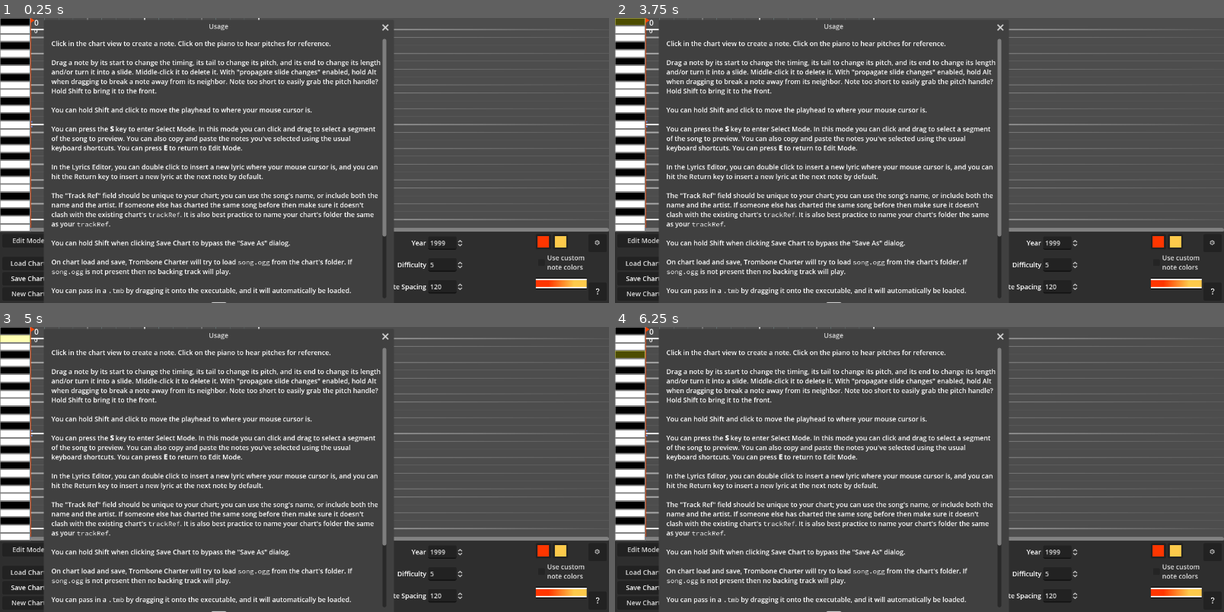
Above: before the commit, frames 1-4 (two rows, left to right).
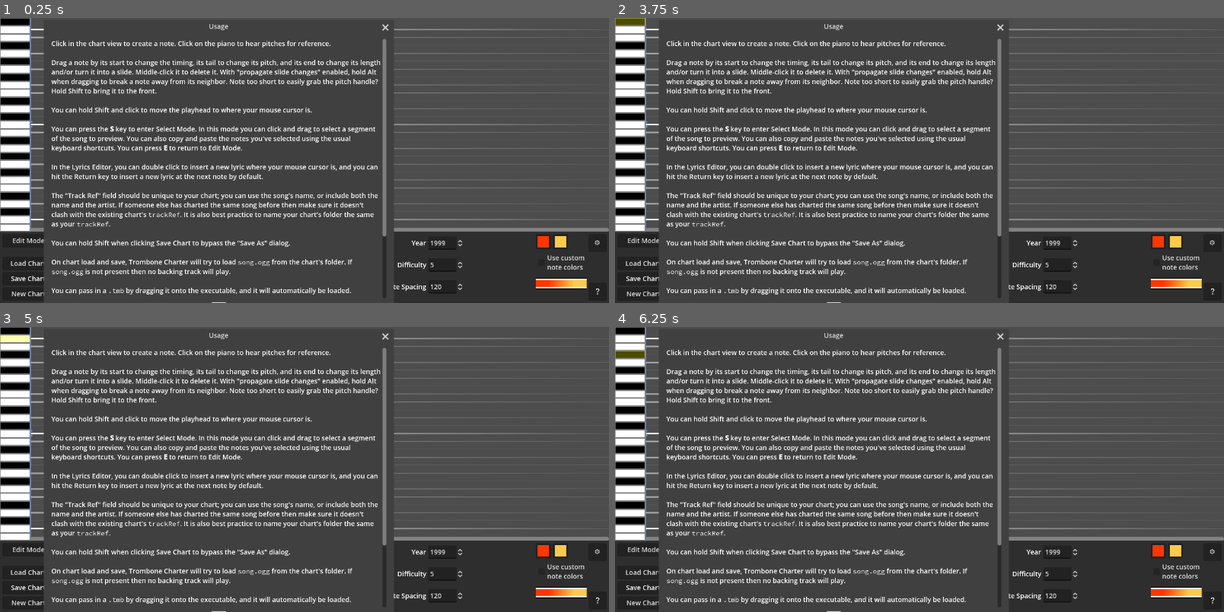
Above: after the commit, the same moments.

Repository: towai/TromboneCharter
Game: Godot game, scene res://main.tscn
Two runs of this game, one before a commit and one after it. Both use one fixed random seed, a clock stepped at 60 frames per second and the inputs below. Sound files missing from this copy of the repository are replaced by a short silence.
Inputs (mouse positions are in pixels of both pictures, inside the frame that each line leads up to):
- Up to frame 1 (0.25 s): no input
- Up to frame 2 (3.75 s): click (748, 240) at 0.52 s; type "Alex" at 0.6 s; click (748, 257) at 0.75 s; type "Alex" at 0.83 s; click (748, 274) at 0.98 s; type "Alex" at 1.07 s; click (748, 291) at 1.27 s; type "Alex" at 1.35 s; click (864, 240) at 1.5 s; type "Alex" at 1.58 s; click (846, 268) at 1.73 s; type "12" at 1.82 s; click "New Chart" at 2 s; click "New Chart" at 2.75 s; click (627, 20) at 3.52 s
- Up to frame 3 (5 s): click (12, 338) at 4.27 s
- Up to frame 4 (6.25 s): click (627, 346) at 5.02 s; click (627, 355) at 5.77 s

The runs differ from the first frame. In frame 1, 0.1% of the frame differs, in the area x 5-43%, y 0-74%; in frame 2, 0.1%; in frame 3, 0.1%; in frame 4, 0.1%.
Error after the commit: Parse Error: Identifier "force_note" not declared in the current scope. (res://preview_controller.gd:59)

Commit message:
more changes for "correctness"

Diff:
--- a/bind_edit.gd
+++ b/bind_edit.gd
@@ -99,11 +99,11 @@
 	keyevent.pressed = true
 	match bind.keytype: # keep the events clean
 		KeyBind.KEY_PHYSICAL:
-			keyevent.keycode = 0
-			keyevent.unicode = 0
+			keyevent.keycode = KEY_NONE
+			keyevent.unicode = KEY_NONE
 		KeyBind.KEY_UNICODE:
-			keyevent.keycode = 0
-			keyevent.physical_keycode = 0
+			keyevent.keycode = KEY_NONE
+			keyevent.physical_keycode = KEY_NONE
 		KeyBind.SECRET_THIRD_THING: assert(false,"we don't use this keytype, something went wrong")
 	if bind.events.is_empty(): bind.events.append(keyevent)
 	else: bind.remap(keyevent)
--- a/copy_confirm.gd
+++ b/copy_confirm.gd
@@ -17,8 +17,8 @@
 	if notes.is_empty():
 		print("copy section empy AFTER CONFIRMATION????")
 		return
-	#Dew: save overwritten note data as array of note references by filtering the Note objects by bar
-	Global.overwritten_selection = %Chart.get_children().filter(func(child) : if !(child is Note):
+	# Dew: save overwritten note data as array of note references by filtering the Note objects by bar
+	Global.overwritten_selection = %Chart.get_children().filter(func(child): if child is not Note:
 		return false
 		else: return child.bar >= target && child.bar < target + data.length
 		)
@@ -27,7 +27,7 @@
 	print("\nTHESE NOTES SHOULD GO AWAY:")
 	for note in Global.overwritten_selection:
 		print(note," @bar: ",note.bar)
-		%Chart.remove_child(note) #simply hides a select note rather than erasing it from the tree
+		%Chart.remove_child(note) # simply hides a select note rather than erasing it from the tree
 	%Chart.clearing_notes = false
 
 	Global.pasting = true
--- a/global.gd
+++ b/global.gd
@@ -1,6 +1,8 @@
 extends Node
+
+# TODO change to meta_updated and make subscriptions choose between that and Chart.chart_updated
 @warning_ignore("unused_signal")
-signal tmb_updated # TODO change to meta_updated and choose between that and Chart.chart_updated
+signal tmb_updated
 const SEMITONE := 13.75
 const TWELFTH_ROOT_2 : float = pow( 2, (1.0 / 12.0) )
 # mainly significant for updates to Ogg loading
--- a/main.gd
+++ b/main.gd
@@ -245,10 +245,8 @@
 	else: print("meta clicked and idk what to do, here's the data: %s" % data)
 
 # For some reason I have to manually handle resizing the window contents to fit the window size.
-func _on_diff_calc_about_to_popup():
-	$DiffCalc/PanelContainer.set_size($DiffCalc.size)
-func _on_diff_calc_win_size_changed():
-	$DiffCalc/PanelContainer.set_size($DiffCalc.size)
+func _on_diff_calc_about_to_popup(): $DiffCalc/PanelContainer.set_size($DiffCalc.size)
+func _on_diff_calc_win_size_changed(): $DiffCalc/PanelContainer.set_size($DiffCalc.size)
 func _on_diff_calc_win_close_requested(): $DiffCalc.visible = false
 func _on_diff_ok_button_pressed(): $DiffCalc.visible = false
 
--- a/main.tscn
+++ b/main.tscn
@@ -252,7 +252,6 @@
 wrap_controls = true
 transient = true
 unresizable = true
-always_on_top = true
 content_scale_mode = 1
 script = ExtResource("11_vvtum")
 
--- a/note/note.gd
+++ b/note/note.gd
@@ -326,9 +326,8 @@
 	var prev_note = touching_notes.get(START_IS_TOUCHING)
 	var next_note = touching_notes.get(END_IS_TOUCHING)
 
-	if ((prev_note != null && bar != prev_note.end)
-	|| (next_note != null && end != next_note.bar)):
-		update_touching_notes()
+	if ( (prev_note != null && bar != prev_note.end)
+	|| (next_note != null && end != next_note.bar) ): update_touching_notes()
 
 	if !should_show_bar_handle:
 		bar_handle.size.x = BARHANDLE_SIZE.x / 2
--- a/opts_dialog.gd
+++ b/opts_dialog.gd
@@ -24,10 +24,6 @@
 "ui_graph_duplicate", "ui_graph_delete", "ui_filedialog_up_one_level", "ui_filedialog_refresh",
 "ui_filedialog_show_hidden", "ui_swap_input_direction", ]
 
-#const holds : PackedStringArray = [ # is this necessary or can we get away with starts_with("hold")
-	#"hold_drag_playhead", "hold_slide_prop", "hold_snap_pitch", "hold_snap_time",
-	#"hold_insert_taps",
-#]
 const special : PackedStringArray = [ # don't allow rebinding these shortcuts
 	"save_chart", "save_chart_as", "new_chart", "load_chart"
 ]
--- a/pianoroll/chart.gd
+++ b/pianoroll/chart.gd
@@ -265,6 +265,7 @@
 	var note : Note
 	if ur_type == UR_NONE: note = note_scn.instantiate()
 	else:         note = stuffed_note # Dew: don't create a new note if we're mid-U/R action; we track pre-existing notes via Global.changes when we remove them.
+
 	note.bar = bar
 	note.length = length
 	note.pitch_start = pitch
@@ -272,6 +273,7 @@
 	note.position.x = bar_to_x(bar)
 	note.position.y = pitch_to_height(pitch)
 	note.dragging = Note.DRAG_INITIAL if start_drag else Note.DRAG_NONE
+
 	doot(pitch)
 	if Global.in_ur && settings.length.value < tmb.get_last_note_off():
 		settings.length.value = max(2,ceilf(tmb.get_last_note_off()))
@@ -525,6 +527,5 @@
 	show_preview = false
 	queue_redraw()
 
-
 func _on_note_tooltips_toggled(_toggle:bool) -> void:
 	for note in get_children(): if note is Note: note._set_handle_tooltips()
--- a/preview_controller.gd
+++ b/preview_controller.gd
@@ -56,16 +56,26 @@
 		last_position = song_position
 
 		var note : Array = _find_note_overlapping_bar(song_position)
-		if note.is_empty():
+		if note.is_empty() && !force_note:
 			player.stop()
 			await(get_tree().process_frame)
 			continue
+		elif !note.is_empty() && force_note && (note[TMBInfo.NOTE_PITCH_START] != forced_note):
+			force_note = false
+			player.stop()
+		elif !force_note && Note.array_is_tap(note):
+			forced_note = note[TMBInfo.NOTE_PITCH_START]
+			force_note = true
+			get_tree().create_timer(TAP_NOTE_TIME).timeout.connect(_end_force_note)
 
-		var pitch = Global.pitch_to_scale(note[TMBInfo.NOTE_PITCH_START] / Global.SEMITONE)
-		var end_pitch = note[TMBInfo.NOTE_PITCH_START] + note[TMBInfo.NOTE_PITCH_DELTA]
+		var pitch : float = Global.pitch_to_scale(forced_note / Global.SEMITONE) if force_note \
+				else Global.pitch_to_scale(note[TMBInfo.NOTE_PITCH_START] / Global.SEMITONE)
+		var end_pitch : float = -1 if force_note \
+				else note[TMBInfo.NOTE_PITCH_START] + note[TMBInfo.NOTE_PITCH_DELTA]
 		end_pitch = Global.pitch_to_scale(end_pitch / Global.SEMITONE)
 
-		var pos_in_note = (song_position - note[TMBInfo.NOTE_BAR]) / note[TMBInfo.NOTE_LENGTH]
+		var pos_in_note = 0 if force_note \
+				else (song_position - note[TMBInfo.NOTE_BAR]) / note[TMBInfo.NOTE_LENGTH]
 		# i don't know why, but using smoothstep in setting pitch_scale doesn't work
 		# so we do it out here
 		pos_in_note = Global.smootherstep(0, 1, pos_in_note)
@@ -78,7 +88,6 @@
 		if !player.playing:
 			player.play()
 			slide_start = note[TMBInfo.NOTE_PITCH_START] / Global.SEMITONE
-#			print(slide_start)
 
 		_previous_time = time
 		await(get_tree().process_frame)
@@ -95,7 +104,7 @@
 	song_position = -1.0
 	chart.queue_redraw()
 
-
+# TODO smarter handling of this: get a reference so we can extend taps more properly
 func _find_note_overlapping_bar(time:float):
 	for note in tmb.notes:
 		# we sort the array by note-on every time we make an edit, so we can break early
@@ -112,3 +121,11 @@
 		var end_bar = on + tmb.notes[i][TMBInfo.NOTE_LENGTH]
 		if time >= on && time <= end_bar: return tmb.notes[i]
 	return []
+
+
+func _end_force_note() -> void: force_note = false
+
+
+func _notification(what: int) -> void:
+	match what:
+		MIDI_MESSAGE_QUARTER_FRAME: pass # need to figure out how to exploit this
